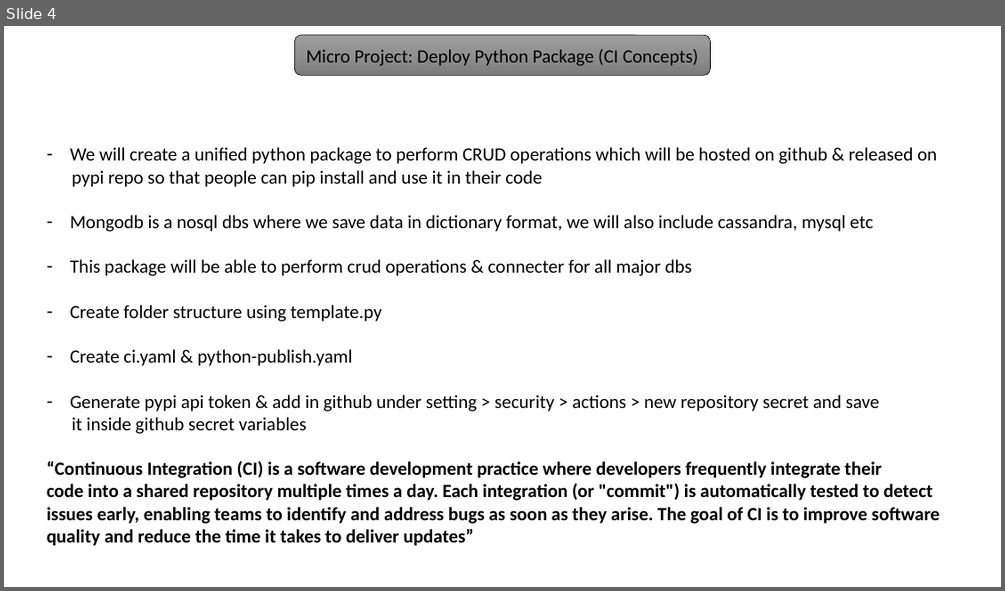
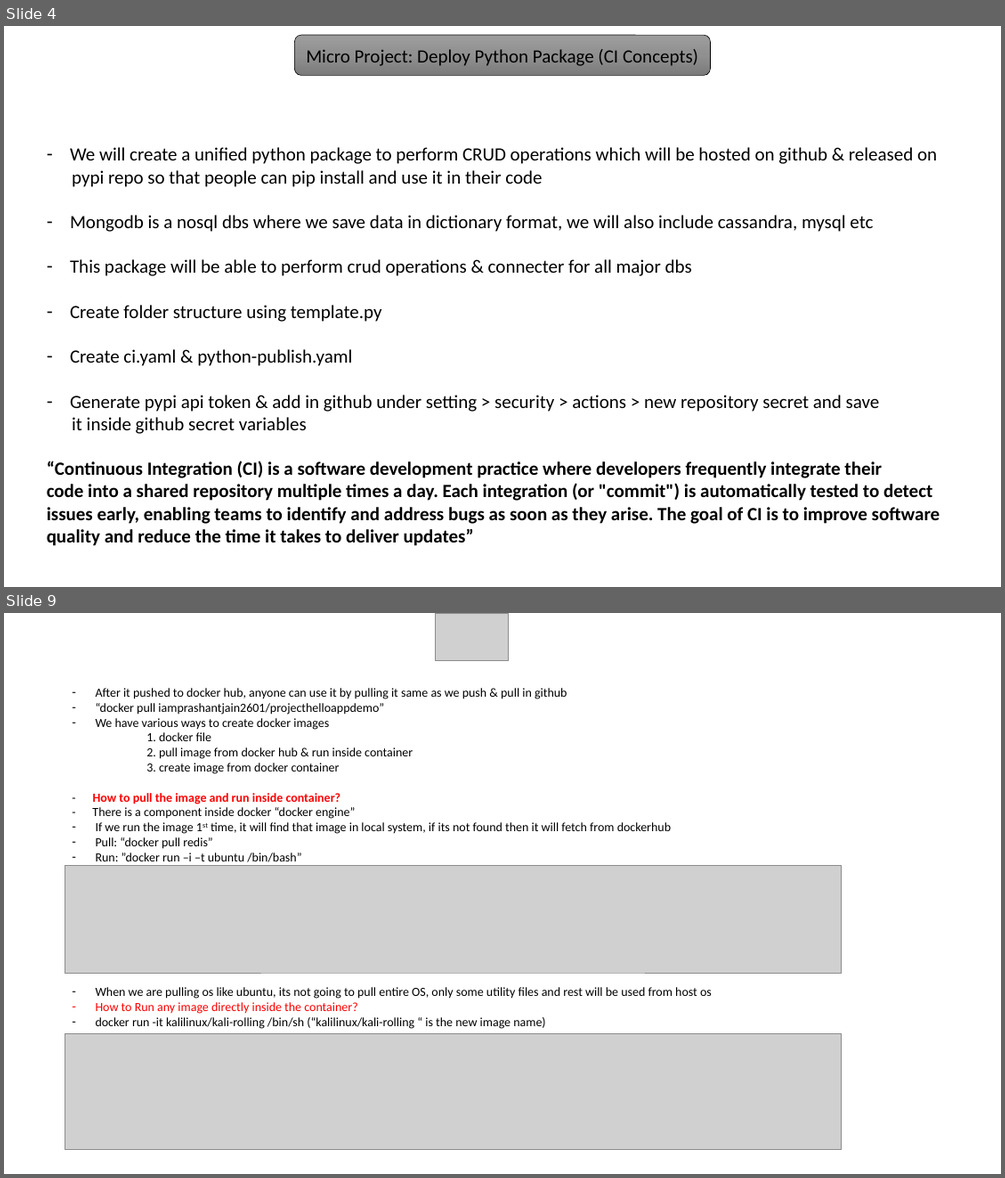
Before and after one commit to iamprashantjain/end-to-end-used-car-price-prediction, a slide deck: MLOps1.pptx. Shown one above the other, each under a label of ours: slide 4 before the commit, slides 4 and 9 after it; the slides between them are not shown. The pictures are 1005x591 and 1005x1178 pixels, drawn with LibreOffice and Linux fonts; fonts in the diff are those of the drawing; grey boxes stand for pictures. Boxes give left, top, right and bottom in pixels: in the first picture for what was removed or moved away, otherwise in the second. Text is boxed around its words. In the diff, an @@ line names an element or a change of style, - is before the commit and + after.

```diff
--- a/MLOps1.pptx
+++ b/MLOps1.pptx
@@ slide 9 added at box(4, 613, 1001, 1174), background #FFFFFF @@
@@ picture added at box(436, 613, 508, 661) @@
@@ text added at box(92, 688, 712, 1029), 12 pt, text #000000 @@
+– After it pushed to docker hub, anyone can use it by pulling it same as we push & pull in github
+– “docker pull iamprashantjain2601/projecthelloappdemo”
+– We have various ways to create docker images
+1. docker file
+2. pull image from docker hub & run inside container
+3. create image from docker container
+- How to pull the image and run inside container?
+- There is a component inside docker “docker engine”
+– If we run the image 1st time, it will find that image in local system, if its not found then it will fetch from dockerhub
+– Pull: “docker pull redis”
+– Run: ”docker run –i –t ubuntu /bin/bash”
+– When we are pulling os like ubuntu, its not going to pull entire OS, only some utility files and rest will be used from host os
+– How to Run any image directly inside the container?
+– docker run -it kalilinux/kali-rolling /bin/sh (“kalilinux/kali-rolling “ is the new image name)
@@ picture added at box(65, 866, 841, 973) @@
@@ picture added at box(65, 1034, 841, 1149) @@
```
Also in this commit, not shown: 2 slides changed, 5 other slides added, 6 other files.
